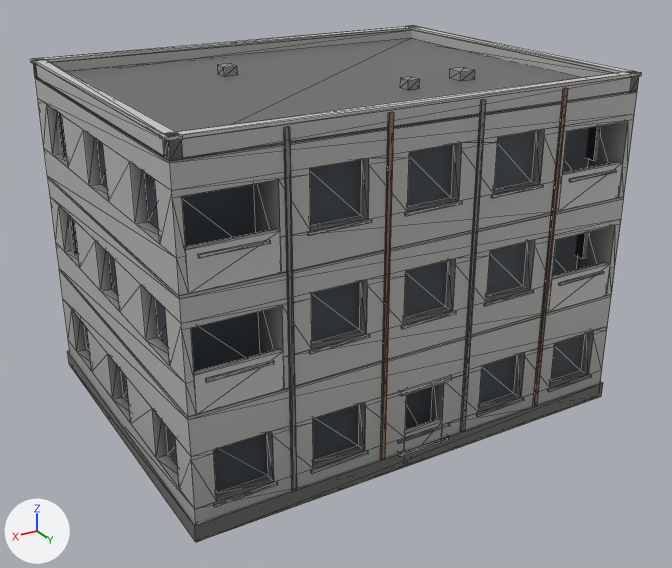
One commit to the glTF model assets/props/building_block.glb: the scene before it, then after it.
Before and after are seen from a camera (50 mm lens) standing at (13.83, 23.67, 15.24) and looking at (0.05, 0.69, 3.76). Lighting does not change. The marker at lower left points along +X, +Y and +Z. The picture after the commit comes second. Mesh edges are drawn as thin lines. Vertices at exactly the same position are counted once.

In view in the first picture: 'building_block.001'.
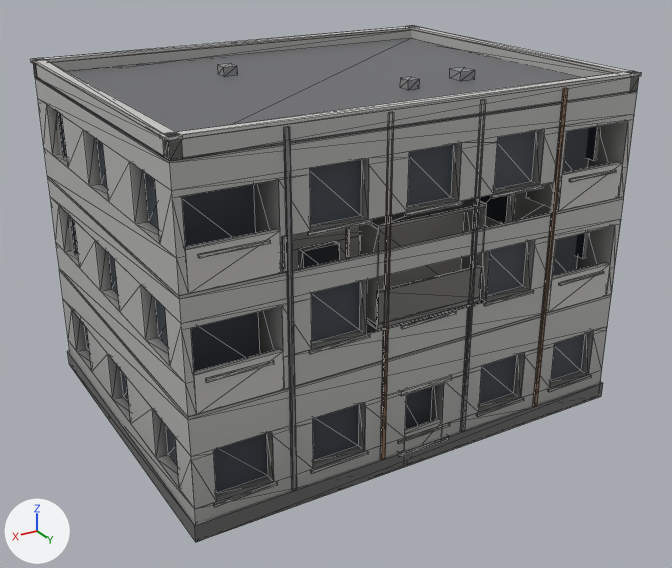
What differs and where, as boxes (x1, y1, x2, y2) in the pictures (672 x 568 px):
part 1 of me_building_block_001, added
    after: (367, 298, 480, 329)
part 2 of me_building_block_001, added
    after: (371, 200, 486, 230)
part 3 of me_building_block_001, added
    after: (377, 266, 482, 325)
part 4 of me_building_block_001, cut back
    before: (280, 181, 562, 335)
    after: (359, 198, 487, 330)
part 5 of me_building_block_001, deleted
    before: (380, 100, 486, 456)

Patch to the scene script:
```diff
--- a/assets/props/building_block.glb.py
+++ b/assets/props/building_block.glb.py
@@ me_building_block_001 @@
 # used by ob_building_block_001; location = (0.0, 0.0, 0.0)
 # verts and faces of me_building_block_001; kept vertices keep their numbers, new ones are numbered from 976
 # before: 844 (-1.47, 5.46, 0.52), 845 (-1.47, 5.52, 0.52) at pixel (465, 430), 846 (-1.34, 5.52, 0.52) at pixel (461, 432), 847 (-1.34, 5.46, 0.52) at pixel (460, 431), 848 (-1.47, 5.46, 10.25) at pixel (484, 99)
 # before: 849 (-1.34, 5.46, 10.25) at pixel (480, 99), 850 (-1.34, 5.52, 10.25) at pixel (482, 100), 851 (-1.47, 5.52, 10.25) at pixel (486, 99), 860 (1.34, 5.46, 0.52) at pixel (384, 457), 861 (1.34, 5.52, 0.52) at pixel (385, 458)
 # before: 862 (1.47, 5.52, 0.52) at pixel (381, 460), 863 (1.47, 5.46, 0.52) at pixel (380, 459), 864 (1.34, 5.46, 10.25) at pixel (392, 111), 865 (1.47, 5.46, 10.25) at pixel (388, 112), 866 (1.47, 5.52, 10.25) at pixel (389, 113)
 # before: 867 (1.34, 5.52, 10.25) at pixel (394, 112)
-me_building_block_001.from_pydata(...)  # 976 vertices, 1494 faces; spans x -7.07..7.07, y -5.53..5.53, z 0.0..10.39
+me_building_block_001.from_pydata(...)  # 1000 vertices, 1514 faces; spans x -7.07..7.07, y -5.53..5.53, z 0.0..10.39
+# me_building_block_001 part 1: a new loose piece, a box spanning x -1.7..1.7, y 4.65..5.51, z 4.61..4.75, in mat_defaultmaterial
+# me_building_block_001 part 2: a new loose piece, a box spanning x -1.7..1.7, y 4.652..5.512, z 7.36..7.46, in mat_defaultmaterial
+# me_building_block_001 part 3: a new loose piece, a box spanning x -1.68..1.68, y 5.442..5.532, z 4.75..5.67, in mat_defaultmaterial
+# me_building_block_001 part 4
+# 8 vertices are removed from x -1.99..1.99, y 5.12..5.46, z 5.9..6.06
+# 18 faces are deleted
+# 8 vertices are added at x -1.7..1.7, y 4.63..5.53, z 4.61..7.46
+# 10 new faces join them
+# me_building_block_001 part 5
+delete_faces([(844, 849, 848), (846, 851, 850), (845, 848, 851), (847, 850, 849), (860, 865, 864), (862, 867, 866)])
+delete_faces([(861, 864, 867), (863, 866, 865)])
 me_building_block_001.materials.append(mat_defaultmaterial)
```
